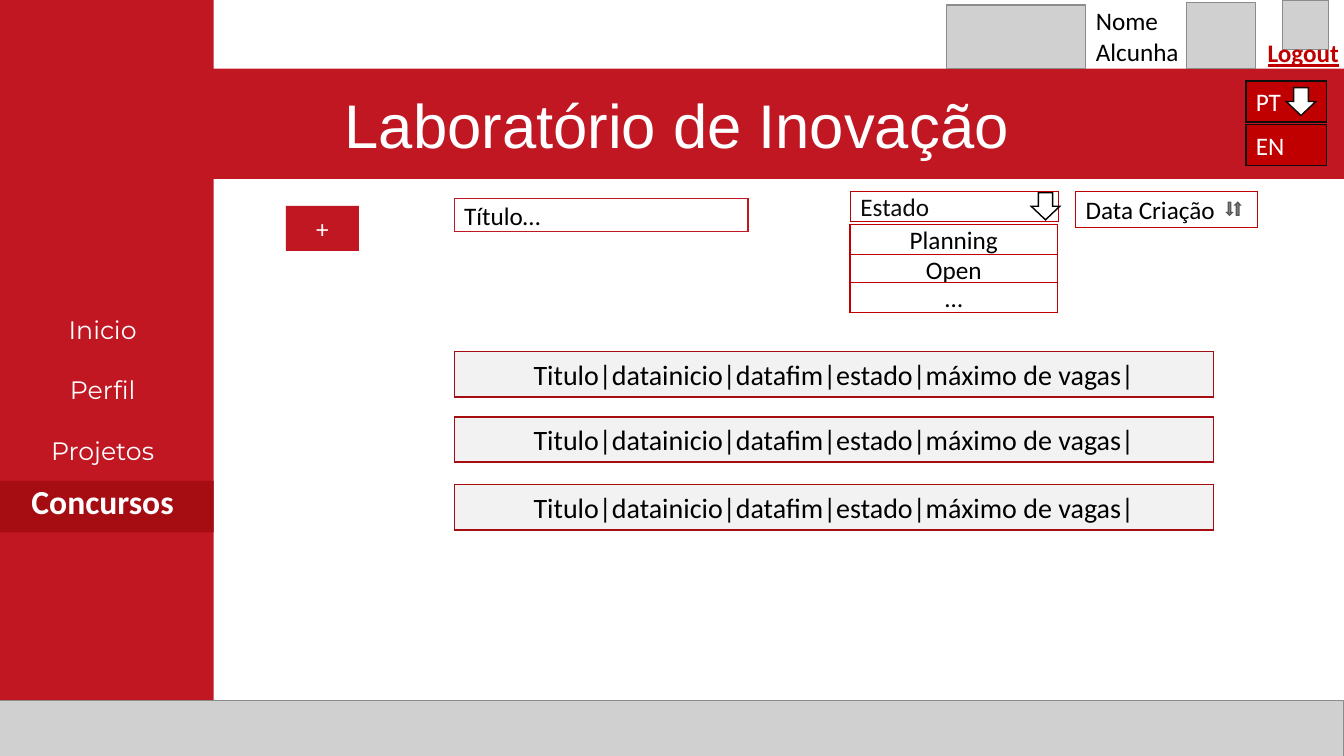
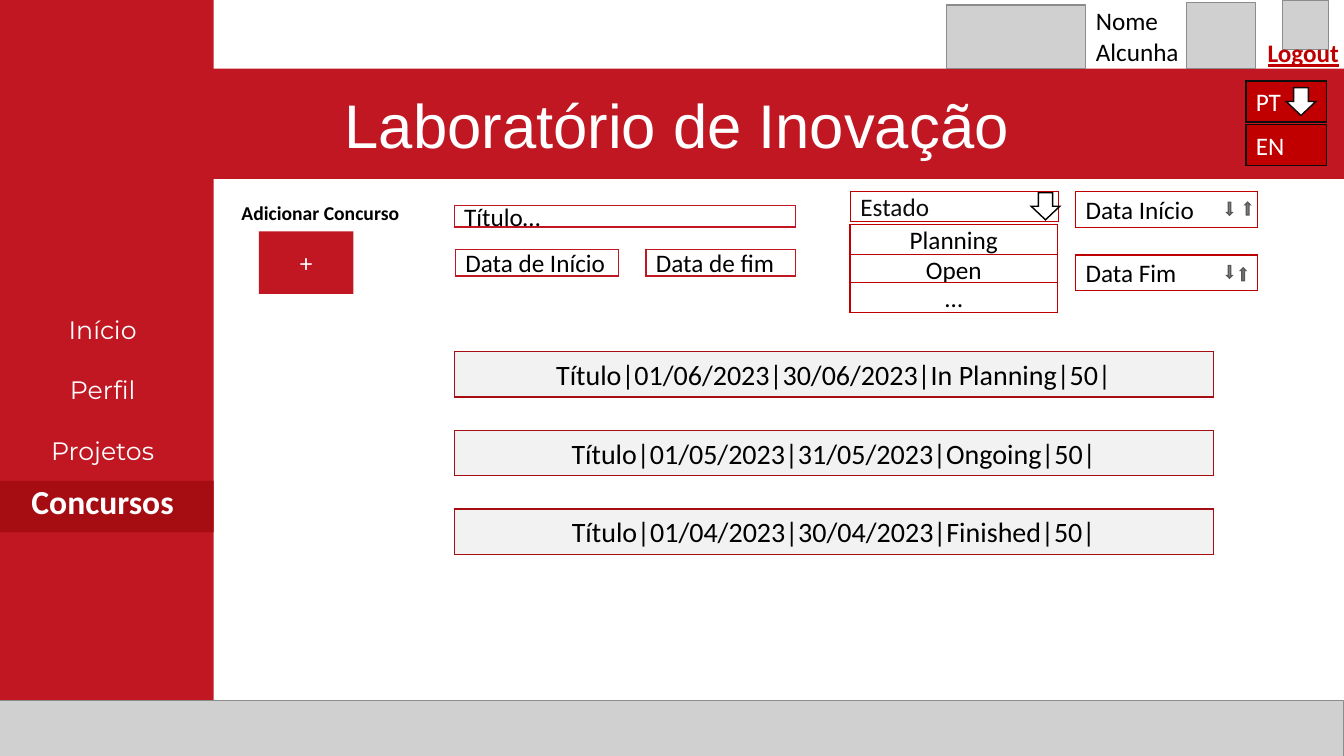
Before and after one commit to Reaf25pt/CriticalProject, a slide deck: slide 21 of frontend/Projetofinal.pptx. Drawn at 1344x756 pixels with LibreOffice and Linux fonts; fonts in the diff are those of the drawing; grey boxes stand for pictures. Boxes give left, top, right and bottom in pixels: in the first picture for what was removed or moved away, otherwise in the second. Text is boxed around its words. In the diff, an @@ line names an element or a change of style, - is before the commit and + after.

```diff
--- a/frontend/Projetofinal.pptx
+++ b/frontend/Projetofinal.pptx
@@ rectangle added at (x1=223, y1=199, x2=417, y2=227), fill #FFFFFF, outline #FFFFFF 1 pt, 14 pt, text #000000, bold @@
+Adicionar Concurso
@@ rectangle "Título…" resized from (x1=455, y1=199, x2=748, y2=232) to (x1=455, y1=206, x2=796, y2=227) @@
@@ text in rectangle at (x1=1086, y1=201, x2=1194, y2=220): text changed @@
-Data Criação
+Data Início
@@ down arrow moved from (x1=1235, y1=203, x2=1240, y2=216) to (x1=1245, y1=203, x2=1250, y2=216) @@
@@ rectangle "+" resized from (x1=286, y1=206, x2=359, y2=251) to (x1=259, y1=232, x2=354, y2=294) @@
@@ rectangle added at (x1=456, y1=250, x2=619, y2=276), fill #FFFFFF, outline #C01722 1 pt, 18 pt, text #000000 @@
+Data de Início
@@ rectangle added at (x1=646, y1=250, x2=796, y2=276), fill #FFFFFF, outline #C01722 1 pt, 18 pt, text #000000 @@
+Data de fim
@@ rectangle added at (x1=1076, y1=255, x2=1258, y2=291), fill #FFFFFF, outline #C00000 1 pt, 18 pt, text #000000 @@
+Data Fim
@@ down arrow added at (x1=1227, y1=265, x2=1232, y2=278), fill #808080, outline #595959 1 pt @@
@@ down arrow added at (x1=1241, y1=268, x2=1246, y2=281), fill #808080, outline #595959 1 pt @@
@@ text in rectangle at (x1=69, y1=320, x2=137, y2=339): text changed @@
-Inicio
+Início
@@ text in rectangle at (x1=556, y1=364, x2=1111, y2=390): text changed @@
-Titulo|datainicio|datafim|estado|máximo de vagas|
+Título|01/06/2023|30/06/2023|In Planning|50|
@@ rectangle removed at (x1=455, y1=417, x2=1214, y2=463) @@
-Titulo|datainicio|datafim|estado|máximo de vagas|
@@ rectangle added at (x1=455, y1=431, x2=1214, y2=476), fill #F2F2F2, outline #A50D13 1 pt, 20 pt, text #000000 @@
+Título|01/05/2023|31/05/2023|Ongoing|50|
@@ rectangle removed at (x1=455, y1=485, x2=1214, y2=530) @@
-Titulo|datainicio|datafim|estado|máximo de vagas|
@@ rectangle added at (x1=455, y1=509, x2=1214, y2=555), fill #F2F2F2, outline #A50D13 1 pt, 20 pt, text #000000 @@
+Título|01/04/2023|30/04/2023|Finished|50|
```
Also in this commit, not shown: 20 other slides changed.
